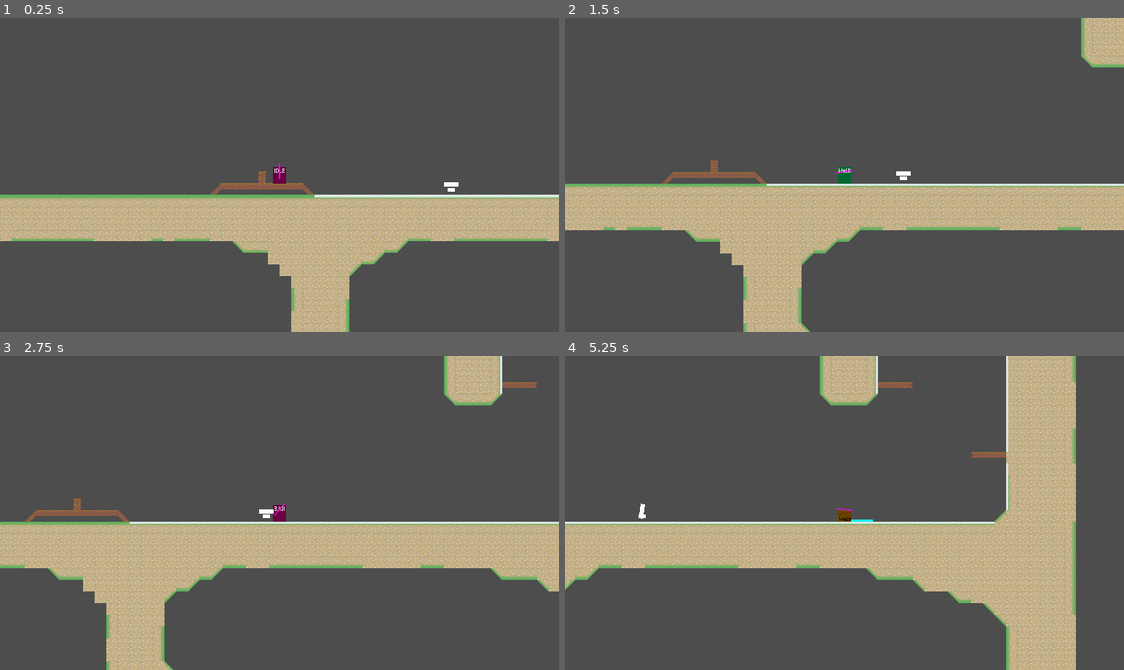
Above: before the commit, frames 1-4 (two rows, left to right).
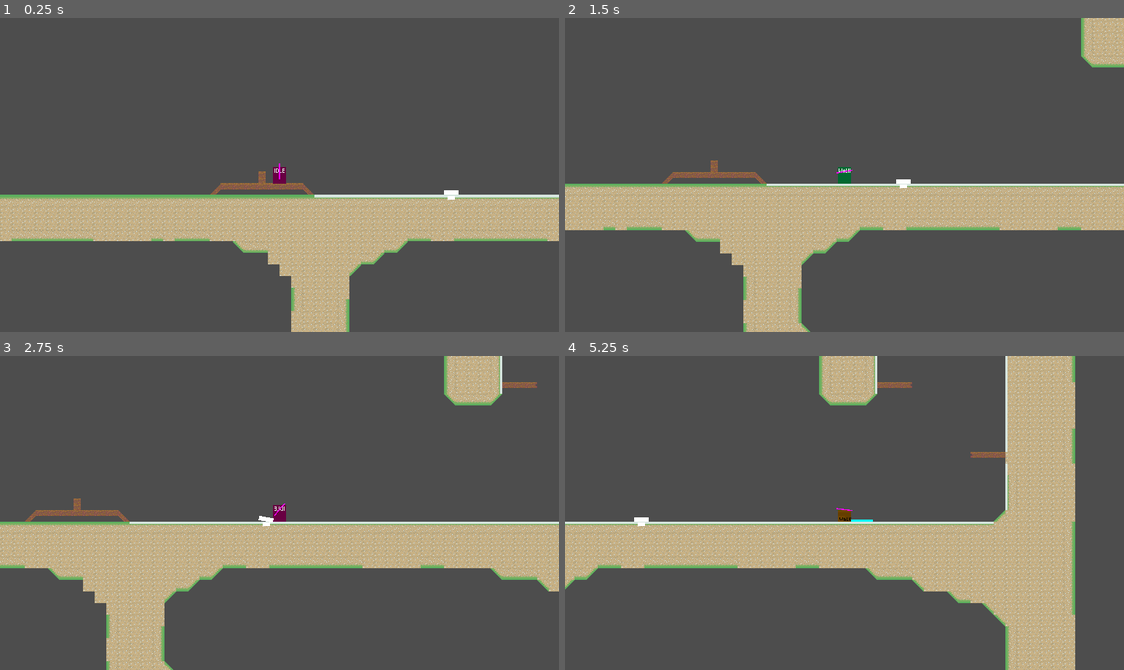
Above: after the commit, the same moments.

Repository: haruo-gabriel/portal2d
Game: Godot game, scene res://levels/test.tscn
Same seed, same stepped clock (60 frames per second), same inputs: the game is played once before the commit and once after it.
Inputs (mouse positions are in pixels of both pictures, inside the frame that each line leads up to):
- Up to frame 1 (0.25 s): no input
- Up to frame 2 (1.5 s): tap Enter at 0.5 s; move the mouse to (967, 159) at 0.52 s; hold Shift (crouch) 0.53-1.28 s; hold D (move_right) from 0.53 s (still down); tap Space (jump) at 0.77 s; move the mouse to (732, 190) at 1.27 s; click (732, 190) at 1.35 s
- Up to frame 3 (2.75 s): tap Space (jump) at 1.52 s; move the mouse to (335, 443) at 2.02 s; release D (move_right) at 2.03 s; hold A (move_left) from 2.03 s (still down); right-click (335, 443) at 2.1 s
- Up to frame 4 (5.25 s): move the mouse to (816, 575) at 2.77 s; release A (move_left) at 2.78 s; hold D (move_right) 2.78-4.28 s; tap Shift (crouch) at 2.85 s; tap Space (jump) at 3.02, 3.77, 4.52 s; move the mouse to (1012, 560) at 3.52 s; click (1012, 560) at 3.6 s; move the mouse to (676, 465) at 4.27 s; hold A (move_left) 4.28-5.03 s; right-click (676, 465) at 4.35 s; move the mouse to (872, 513) at 5.02 s; hold D (move_right) from 5.03 s (still down); hold Shift (crouch) from 5.03 s (still down)

The runs differ from the first frame. In frame 1, less than 0.1% of the frame differs, in the area x 79-83%, y 52-58%; in frame 2, 0.1%; in frame 3, less than 0.1%; in frame 4, 13%, in the area x 0-92%, y 0-100%.

Commit message:
Fixing turret rotation

Diff:
--- a/godot project/characters/turret/scripts/state_machine.gd
+++ b/godot project/characters/turret/scripts/state_machine.gd
@@ -13,8 +13,5 @@
 func _process(delta: float) -> void:
 	super(delta)
 
-	if target == null:
-		return
-
 	for state in states.values():
 		state.target = target
--- a/godot project/characters/turret/scripts/states/active.gd
+++ b/godot project/characters/turret/scripts/states/active.gd
@@ -27,8 +27,10 @@
 			last_seen -= 1
 			return
 
-		transitioned.emit(self, "Searching")
+		transitioned.emit(self, "Idle")
 		return
 
+	var angle: float = (target.global_position - turret.raycast.global_position).angle()
+
 	if not open_cooldown and last_seen:
-		turret.angle = move_toward(turret.angle, angle_to_player, turret.rotation_speed)
+		turret.angle = get_new_angle(angle)
--- a/godot project/characters/turret/scripts/states/idle.gd
+++ b/godot project/characters/turret/scripts/states/idle.gd
@@ -10,4 +10,4 @@
 	if can_see_target():
 		transitioned.emit(self, "Active")
 
-	turret.angle = move_toward(turret.angle, turret.maximum_angle, turret.rotation_speed)
+	turret.angle = get_new_angle(turret.maximum_angle)
--- a/godot project/characters/turret/scripts/states/turret_state.gd
+++ b/godot project/characters/turret/scripts/states/turret_state.gd
@@ -14,6 +14,16 @@
 
 	return turret.can_see(target.position)
 
+func get_new_angle(angle: float) -> float:
+
+	if abs(angle - turret.angle) < PI:
+		return move_toward(turret.angle, angle, turret.rotation_speed)
+
+	if angle > turret.angle:
+		return move_toward(turret.angle, angle - TAU, turret.rotation_speed)
+
+	return move_toward(turret.angle, angle + TAU, turret.rotation_speed)
+
 func start() -> void:
 	turret = entity
 
--- a/godot project/characters/turret/scripts/turret.gd
+++ b/godot project/characters/turret/scripts/turret.gd
@@ -12,7 +12,7 @@
 @export var maximum_angle: float
 
 @export var rotation_speed: float = .01
-@export var open_cooldown: int = 2
+@export var open_cooldown: int = 60
 
 var angle: float = 0.0
 
@@ -21,10 +21,7 @@
 	var diff: Vector2 = target - raycast.global_position
 	var angle: float = diff.angle()
 
-	if angle > maximum_angle or angle < minimum_angle:
-		return false
-
-	raycast.target_position = 1.5 * diff
+	raycast.target_position = 1.5 * diff + Vector2(0, -10)
 
 	return not raycast.get_collider() is TileMap
 
@@ -42,3 +39,8 @@
 		return
 
 	machine.target = body
+
+func _on_detection_area_body_exited(body: Node2D) -> void:
+
+	if body == machine.target:
+		machine.target = null
--- a/godot project/characters/turret/turret.tscn
+++ b/godot project/characters/turret/turret.tscn
@@ -6,7 +6,6 @@
 [ext_resource type="Script" path="res://characters/turret/scripts/state_machine.gd" id="4_ct1qn"]
 [ext_resource type="Script" path="res://characters/turret/scripts/states/idle.gd" id="5_15jw2"]
 [ext_resource type="Script" path="res://characters/turret/scripts/states/active.gd" id="6_rcg6g"]
-[ext_resource type="Script" path="res://characters/turret/scripts/states/searching.gd" id="7_6t4a4"]
 
 [sub_resource type="RectangleShape2D" id="RectangleShape2D_1xwa7"]
 size = Vector2(20, 6)
@@ -49,8 +48,5 @@
 [node name="Active" type="Node" parent="StateMachine"]
 script = ExtResource("6_rcg6g")
 
-[node name="Searching" type="Node" parent="StateMachine"]
-script = ExtResource("7_6t4a4")
-
-[connection signal="area_entered" from="DetectionArea" to="." method="_on_detection_area_area_entered"]
 [connection signal="body_entered" from="DetectionArea" to="." method="_on_detection_area_body_entered"]
+[connection signal="body_exited" from="DetectionArea" to="." method="_on_detection_area_body_exited"]
--- a/godot project/levels/test.tscn
+++ b/godot project/levels/test.tscn
@@ -18,5 +18,6 @@
 position = Vector2(1920, -352)
 
 [node name="Turret" parent="." instance=ExtResource("3_5hl13")]
-position = Vector2(2156, -343)
-minimum_angle = -1.57
+position = Vector2(2156, -332)
+minimum_angle = -3.0
+rotation_speed = 0.03
Not shown: 1 places in godot project/characters/turret/turret.tscn that only renumber resources
